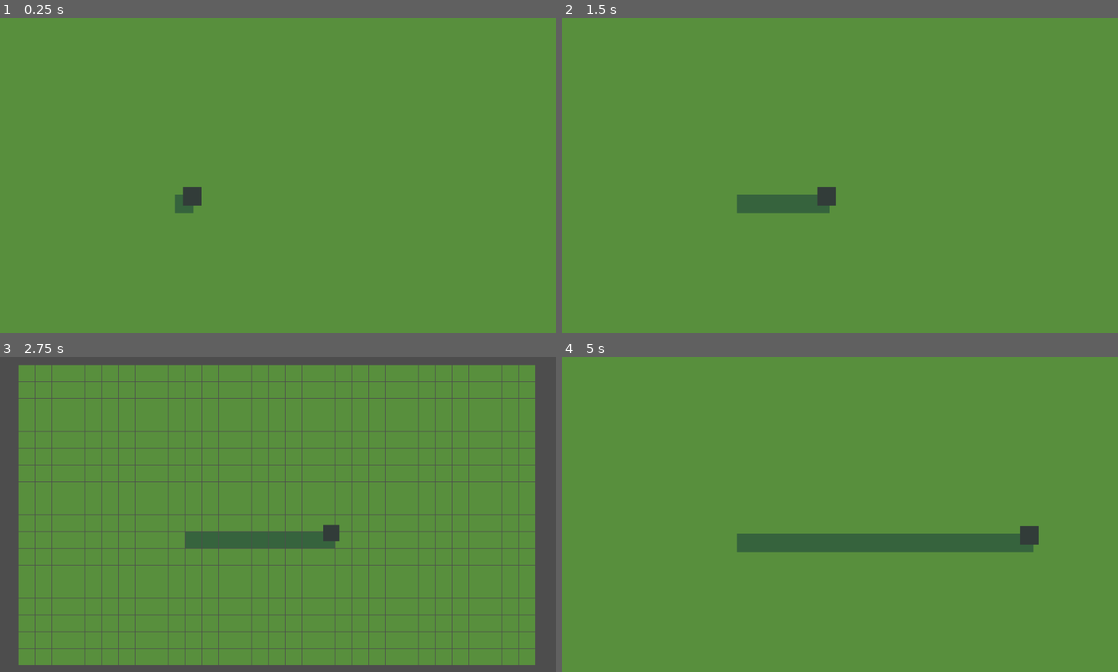
Above: before the commit, frames 1-4 (two rows, left to right).
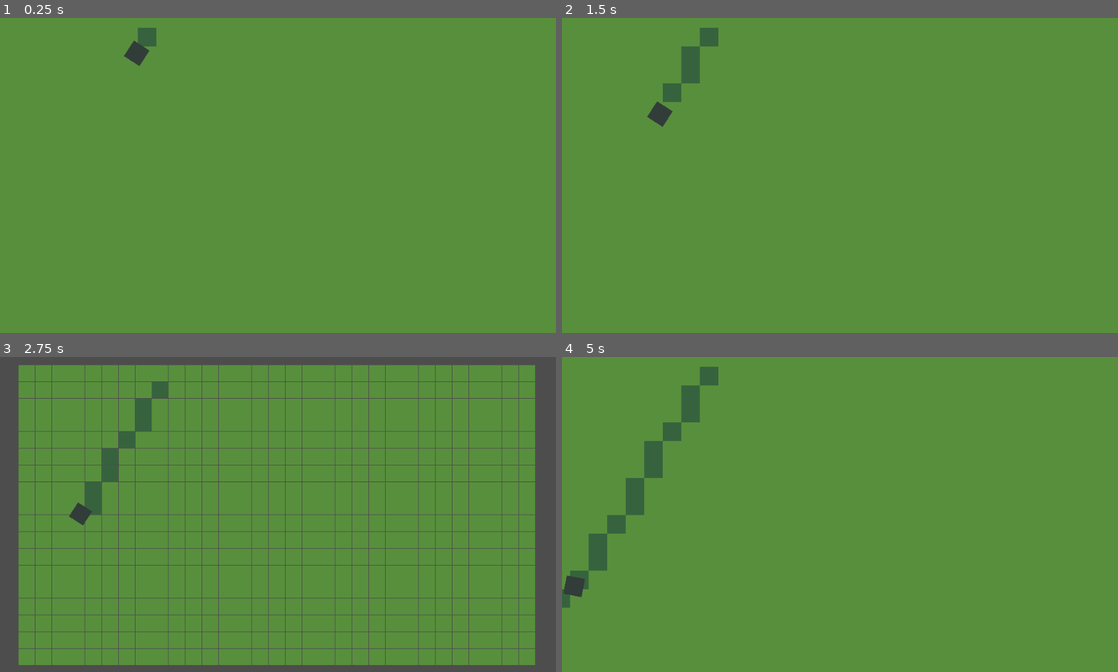
Above: after the commit, the same moments.

Repository: LazerLars/moarMow
Game: Godot game, scene res://scenes/main.tscn
The game is run twice, just before and just after one commit, with the same random seed, the same clock (stepped at 60 frames per second) and the same inputs.
Inputs (mouse positions are in pixels of both pictures, inside the frame that each line leads up to):
- Up to frame 1 (0.25 s): no input
- Up to frame 2 (1.5 s): move the mouse to (962, 159) at 0.52 s; hold Mouse wheel down (zoom_in) 0.53-1.28 s; move the mouse to (728, 191) at 1.27 s; tap Mouse wheel up (zoom_out) at 1.35 s
- Up to frame 3 (2.75 s): move the mouse to (333, 445) at 2.02 s; hold Mouse wheel down (zoom_in) from 2.03 s (still down)
- Up to frame 4 (5 s): move the mouse to (812, 577) at 2.77 s; release Mouse wheel down (zoom_in) at 2.78 s; tap Mouse wheel up (zoom_out) at 2.85, 4.35 s; move the mouse to (1006, 561) at 3.52 s; hold Mouse wheel down (zoom_in) 3.53-4.28 s; move the mouse to (673, 467) at 4.27 s

The runs differ from the first frame. In frame 1, 0.7% of the frame differs, in the area x 22-37%, y 3-63%; in frame 2, 2.1%; in frame 3, 2.8%; in frame 4, 5.8%, in the area x 0-86%, y 3-80%.

Commit message:
next step

Diff:
--- a/scenes/grass_tile.tscn
+++ b/scenes/grass_tile.tscn
@@ -4,7 +4,7 @@
 [ext_resource type="Texture2D" uid="uid://b1qdqsq7i6al" path="res://assets/grass/grass_32x32_00.png" id="2_6p6wi"]
 
 [sub_resource type="CircleShape2D" id="CircleShape2D_gyi7m"]
-radius = 15.0
+radius = 11.0454
 
 [node name="grass_tile_32x32" type="Area2D"]
 script = ExtResource("1_quhsi")
--- a/scenes/mowBaby.tscn
+++ b/scenes/mowBaby.tscn
@@ -4,7 +4,7 @@
 [ext_resource type="Texture2D" uid="uid://dabla06e57mst" path="res://assets/mower/mowBaby_sprite.png" id="2_th8xb"]
 
 [sub_resource type="CircleShape2D" id="CircleShape2D_th8xb"]
-radius = 1.11803
+radius = 2.06155
 
 [node name="mowBaby" type="CharacterBody2D"]
 motion_mode = 1
--- a/scenes/mow_baby.gd
+++ b/scenes/mow_baby.gd
@@ -10,7 +10,11 @@
 
 func _ready():
 	randomize()
-
+	var screen_size = get_viewport().get_visible_rect().size
+	var width = screen_size.x
+	var height = screen_size.y
+	position = Vector2(randi_range(32, width), randi_range(32, height))
+	rotation = randi_range(0,360)
 	#direction = Vector2(randf_range(-1.0, 1.0), randf_range(-1.0, 1.0)).normalized()
 
 
Binary file added: assets/grass/grass_16x16_00.aseprite
Binary file added: assets/grass/grass_16x16_00.png
Not shown, added: assets/grass/grass_16x16_00.png.import
Binary file added: assets/grass/grass_16x16_01.aseprite
Binary file added: assets/grass/grass_16x16_01.png
Not shown, added: assets/grass/grass_16x16_01.png.import
